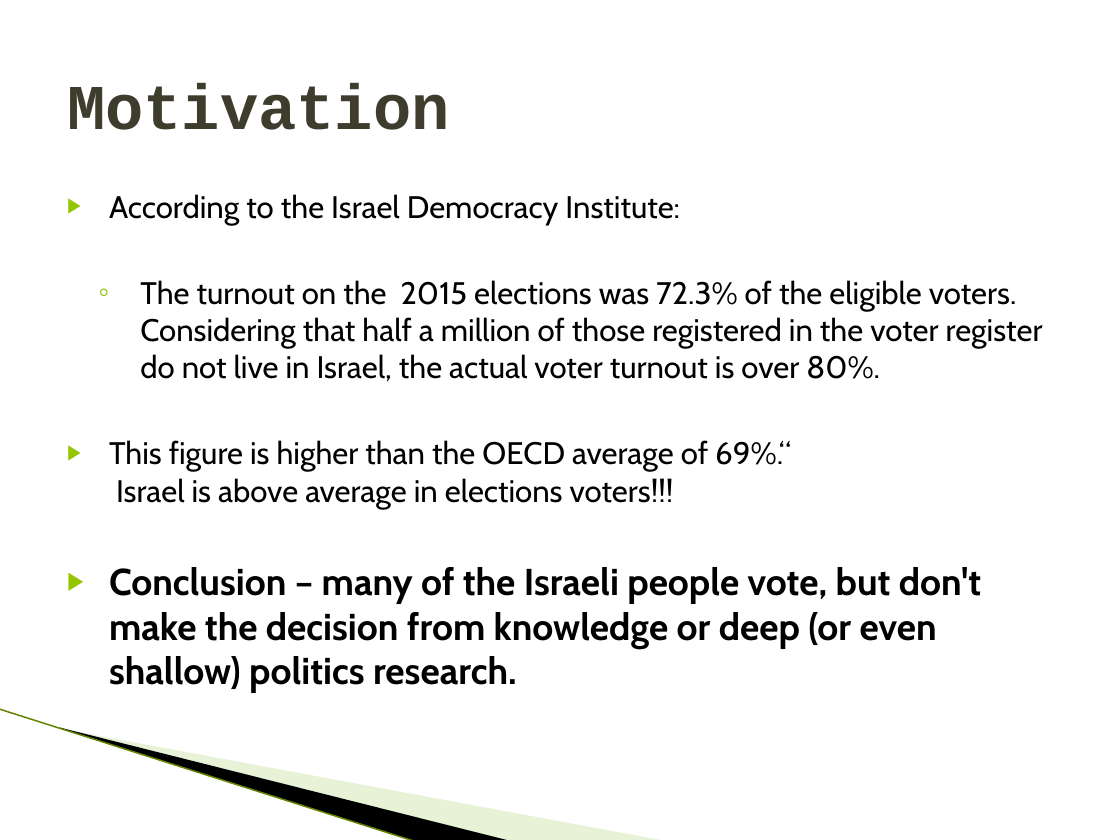
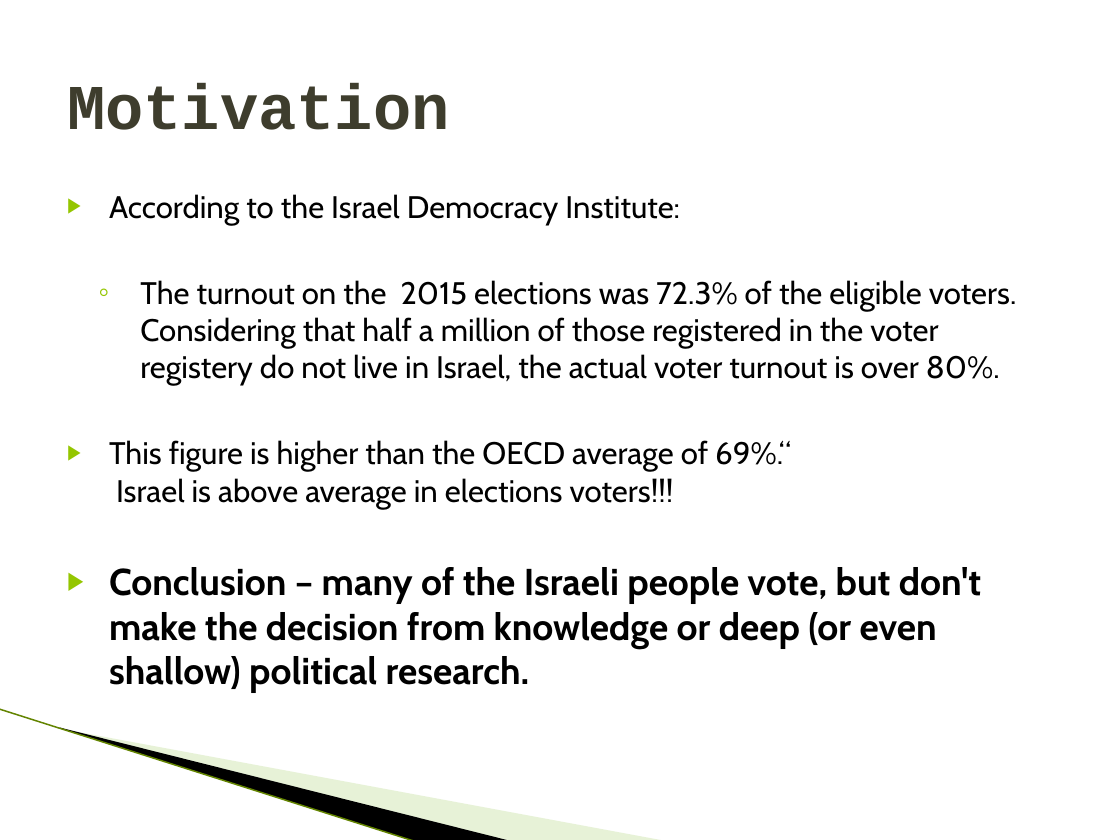
Before and after one commit to idantavor/PoliticalCrowd, a slide deck: slide 4 of CrowdPresentationTheBest.pptx. Drawn at 1120x840 pixels with LibreOffice and Linux fonts; fonts in the diff are those of the drawing; background and template pictures are left out. Boxes give left, top, right and bottom in pixels: in the first picture for what was removed or moved away, otherwise in the second. Text is boxed around its words. In the diff, an @@ line names an element or a change of style, - is before the commit and + after.

```diff
--- a/CrowdPresentationTheBest.pptx
+++ b/CrowdPresentationTheBest.pptx
@@ text at [140, 280, 1017, 386]: text changed @@
-  ◦ The turnout on the 2015 elections was 72.3% of the eligible voters. Considering that half a million of those registered in the voter register do not live in Israel, the actual voter turnout is over 80%.
+  ◦ The turnout on the 2015 elections was 72.3% of the eligible voters. Considering that half a million of those registered in the voter registery do not live in Israel, the actual voter turnout is over 80%.
@@ text at [109, 567, 981, 693]: text changed @@
-▶ Conclusion – many of the Israeli people vote, but don't make the decision from knowledge or deep (or even shallow) politics research.
+▶ Conclusion – many of the Israeli people vote, but don't make the decision from knowledge or deep (or even shallow) political research.
```
Also in this commit, not shown: 4 other slides changed, 2 other files.
